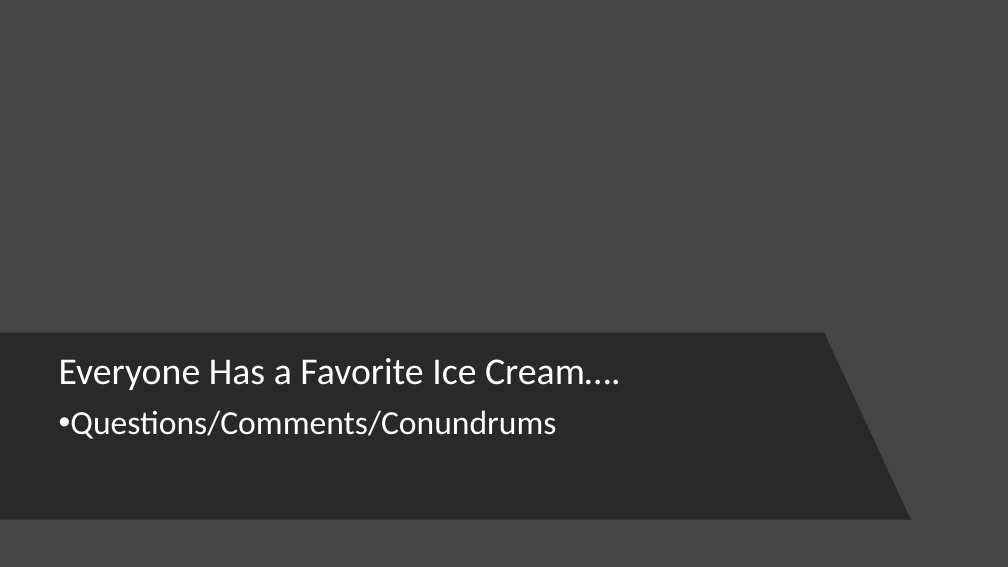
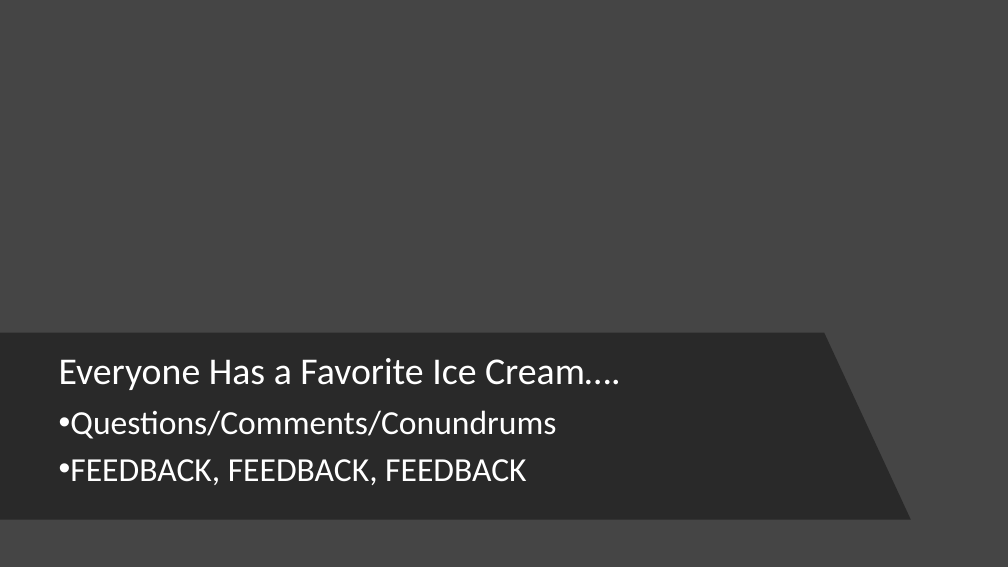
Before and after one commit to JFolberth/Azure_IaC_Flavors, a slide deck: slide 16 of documentation/presentation/Azure _IaC_Flavors.pptx (slide 15 before the commit). Drawn at 1008x567 pixels with LibreOffice and Linux fonts; fonts in the diff are those of the drawing; background and template pictures are left out. Boxes give left, top, right and bottom in pixels: in the first picture for what was removed or moved away, otherwise in the second. Text is boxed around its words. In the diff, an @@ line names an element or a change of style, - is before the commit and + after.

```diff
--- a/documentation/presentation/Azure _IaC_Flavors.pptx
+++ b/documentation/presentation/Azure _IaC_Flavors.pptx
@@ text at <box>70,459,526,485</box>: paragraph added @@
+• FEEDBACK, FEEDBACK, FEEDBACK
```
Also in this commit, not shown: 6 other slides changed, 2 slides added, 3 other files.
